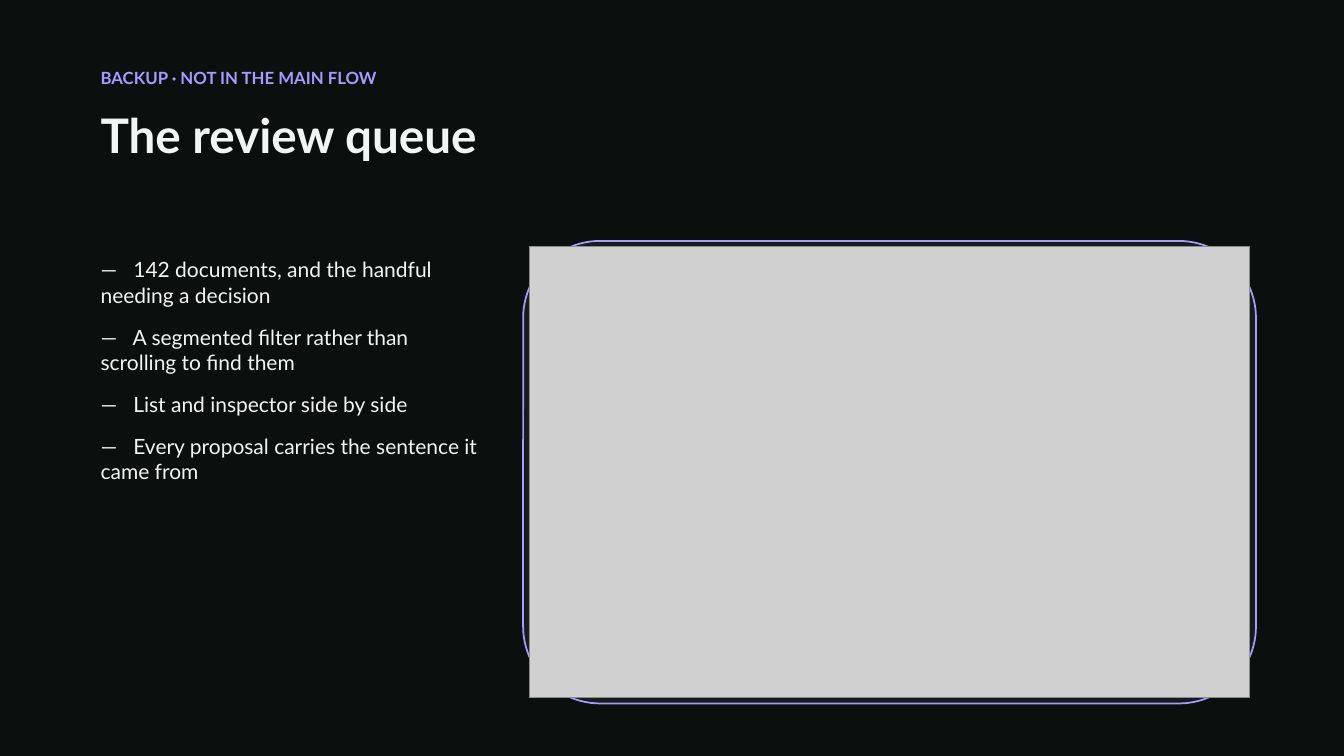
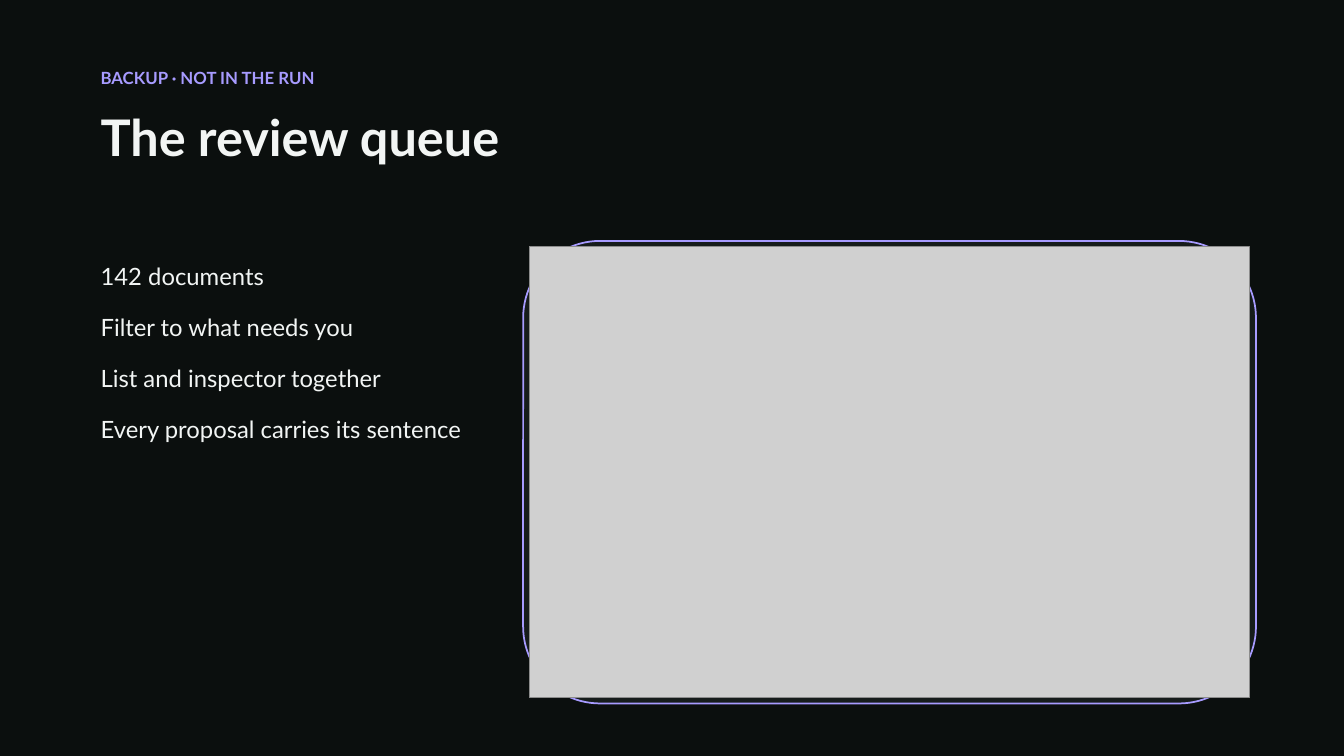
Before and after one commit to AzizKhayati1/companysim, a slide deck: slide 22 of docs/reading-the-paperwork.pptx. Drawn at 1344x756 pixels with LibreOffice and Linux fonts; fonts in the diff are those of the drawing; grey boxes stand for pictures. Boxes give left, top, right and bottom in pixels: in the first picture for what was removed or moved away, otherwise in the second. Text is boxed around its words. In the diff, an @@ line names an element or a change of style, - is before the commit and + after.

```diff
--- a/docs/reading-the-paperwork.pptx
+++ b/docs/reading-the-paperwork.pptx
@@ text at [101,71,314,84]: text changed @@
-BACKUP · NOT IN THE MAIN FLOW
+BACKUP · NOT IN THE RUN
@@ text "The review queue" at [101,118,499,164]: size 34 to 36 pt @@
@@ text at [101,267,461,442]: text changed; size 15 to 17 pt @@
-— 142 documents, and the handful needing a decision
-— A segmented filter rather than scrolling to find them
-— List and inspector side by side
-— Every proposal carries the sentence it came from
+142 documents
+Filter to what needs you
+List and inspector together
+Every proposal carries its sentence
```
Also in this commit, not shown: 28 other slides changed, 2 other files.
